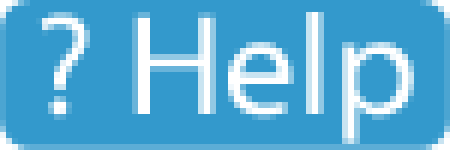
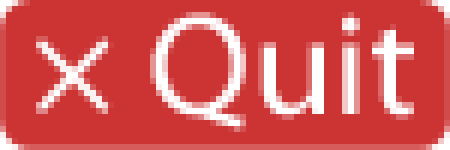
Layers edited between the first and the second w=450, h=150 image:
added layer "quit" above "? Help" over [36, 12, 414, 132]
hid "? Help" (1st of 2) over [36, 12, 414, 144]
added layer "Shape 1 copy" above "Shape 1" over [0, 0, 450, 150]
hid "Shape 1" over [0, 0, 450, 150]
